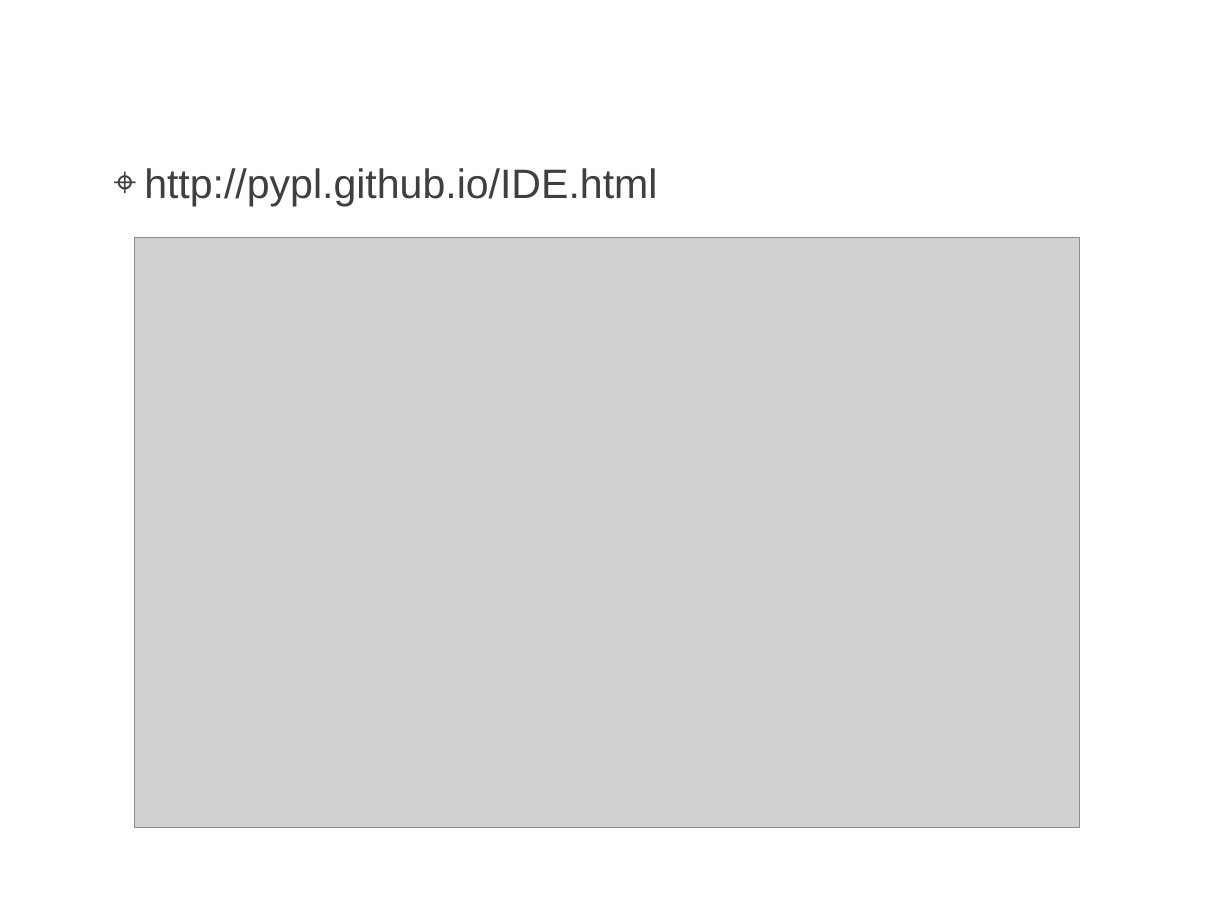
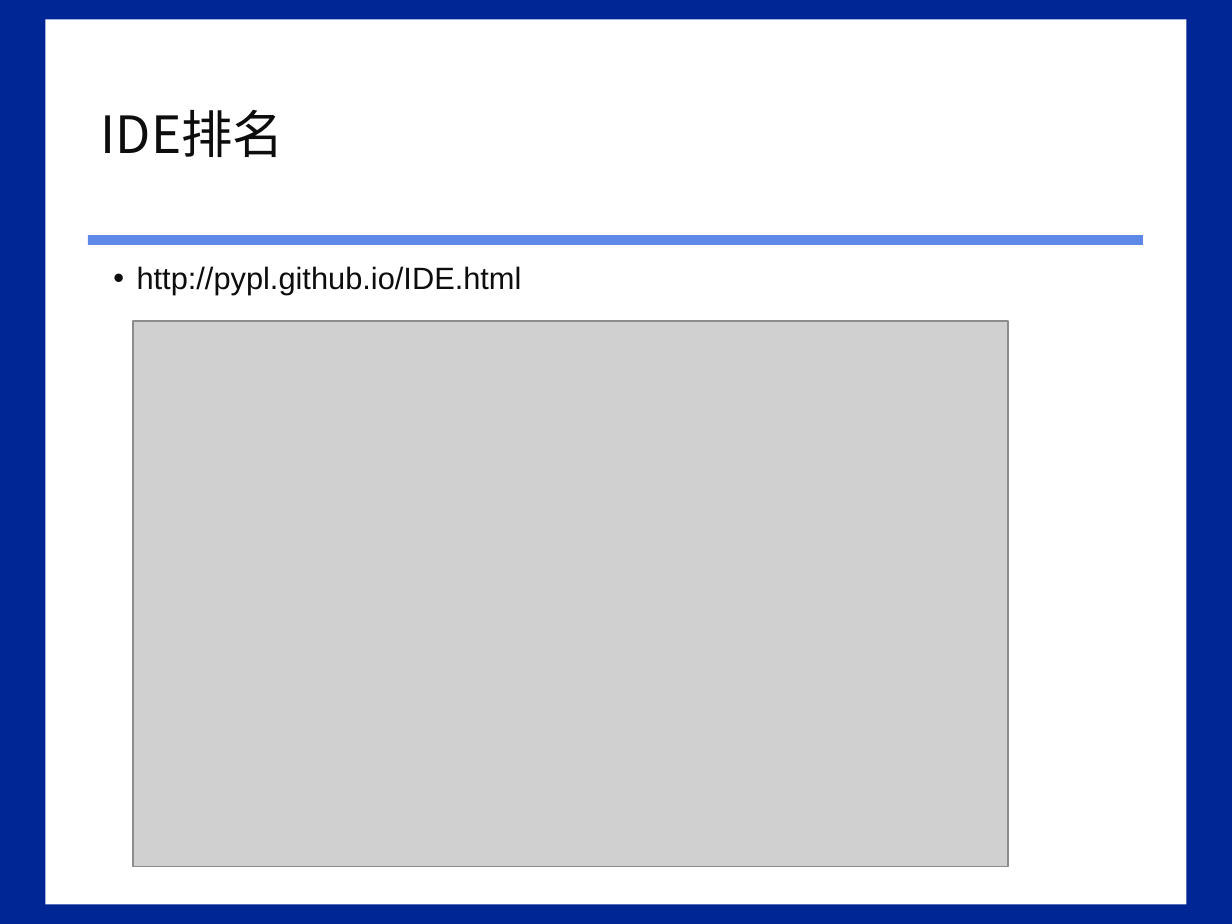
Before and after one commit to HBU/C-Sharp.net, a slide deck: slide 3 of PPT/00第一章.ppt (slide 2 before the commit). Drawn at 1232x924 pixels with LibreOffice and Linux fonts; fonts in the diff are those of the drawing; grey boxes stand for pictures; background and template pictures are left out. Boxes give left, top, right and bottom in pixels: in the first picture for what was removed or moved away, otherwise in the second. Text is boxed around its words. In the diff, an @@ line names an element or a change of style, - is before the commit and + after.

```diff
--- a/PPT/00第一章.ppt
+++ b/PPT/00第一章.ppt
@@ background picture (left out) to #002595 @@
@@ rectangle added at bbox=[46, 20, 1186, 904], fill #FFFFFF @@
@@ title "IDE排名": place and size @@
-title "IDE排名" at bbox=[85, 0, 1148, 123]
+title "IDE排名" at bbox=[101, 110, 284, 157]
@@ title "IDE排名" at bbox=[101, 110, 284, 157]: size 36 to 30 pt, font Arial to Noto Sans CJK SC, text colour #FFFFFF to #0D0D0D @@
@@ rectangle added at bbox=[87, 235, 1142, 245], fill #5F89E8 @@
@@ text "http://pypl.github.io/IDE.html": place and size @@
-text "http://pypl.github.io/IDE.html" at bbox=[144, 168, 657, 206]
+text "http://pypl.github.io/IDE.html" at bbox=[137, 266, 522, 295]
@@ text "http://pypl.github.io/IDE.html" at bbox=[137, 266, 522, 295]: size 24 to 18 pt, text colour #3F3F3F to #0D0D0D; bullet ⌖ to •; line spacing 0.9 to 1.2; less space between paragraphs; bullet colour #3F3F3F to #0D0D0D @@
@@ picture: place and size @@
-picture at bbox=[134, 238, 1079, 828]
+picture at bbox=[133, 322, 1008, 867]
```
Also in this commit, not shown: 19 other slides changed, 1 other file.
